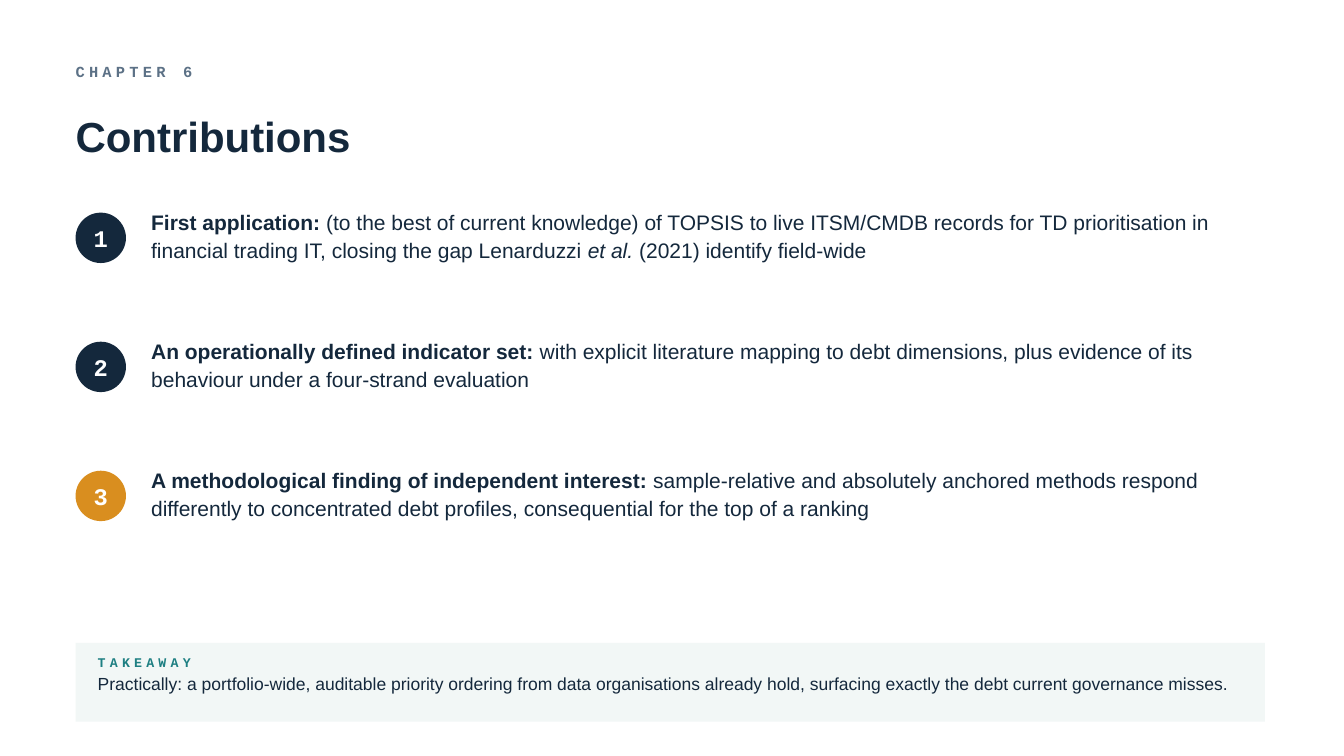
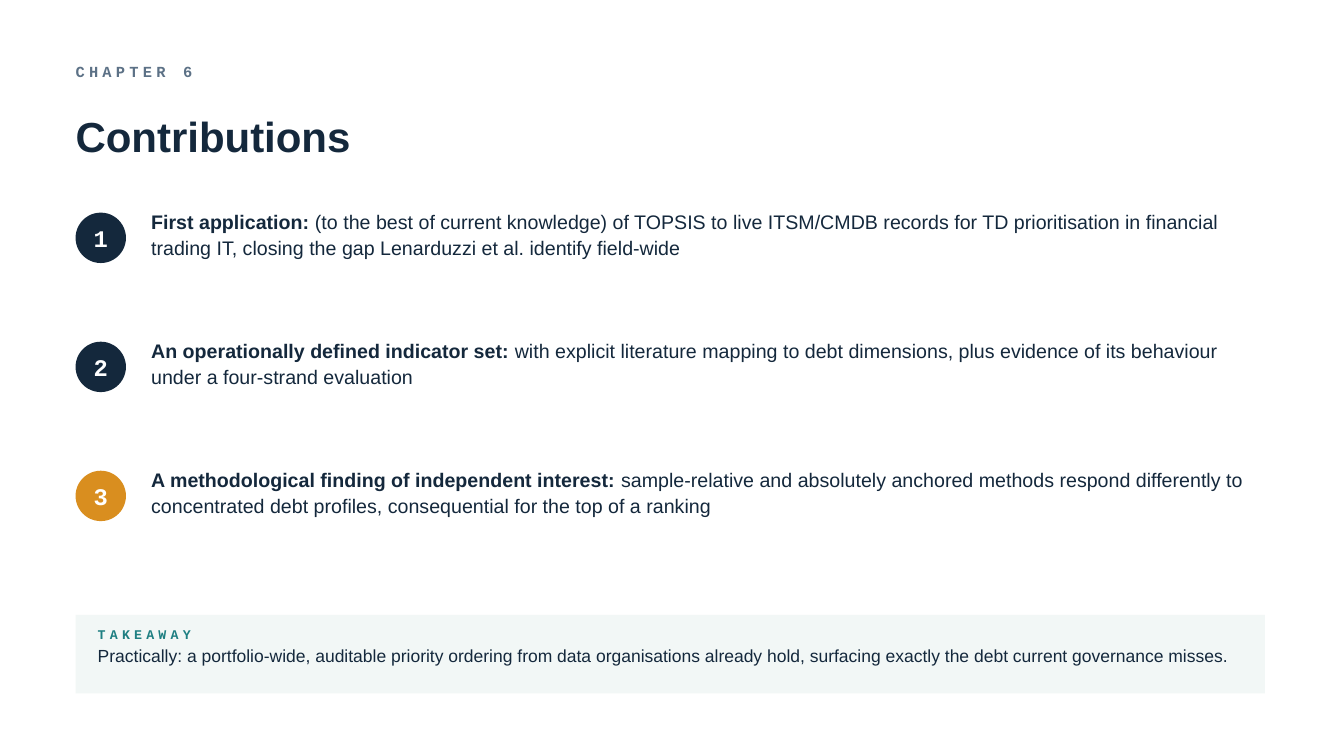
Before and after one commit to TobiZeier/MScProject, a slide deck: slide 15 of presentation/defense.pptx. Drawn at 1344x756 pixels with LibreOffice and Linux fonts; fonts in the diff are those of the drawing. Boxes give left, top, right and bottom in pixels: in the first picture for what was removed or moved away, otherwise in the second. Text is boxed around its words. In the diff, an @@ line names an element or a change of style, - is before the commit and + after.

Commit message:
revising several chapters upon adjusted input data

```diff
--- a/presentation/defense.pptx
+++ b/presentation/defense.pptx
@@ text at (151, 214, 1218, 259): text changed; size 15 to 14 pt @@
-First application: (to the best of current knowledge) of TOPSIS to live ITSM/CMDB records for TD prioritisation in financial trading IT, closing the gap Lenarduzzi et al. (2021) identify field-wide
+First application: (to the best of current knowledge) of TOPSIS to live ITSM/CMDB records for TD prioritisation in financial trading IT, closing the gap Lenarduzzi et al. identify field-wide
@@ text "An operationally defined indicator set: ..." at (151, 343, 1217, 385): size 15 to 14 pt @@
@@ text "A methodological finding of independent ..." at (151, 472, 1242, 517): size 15 to 14 pt @@
@@ 2 texts, 1 rectangle: place and size @@
-2 texts, 1 rectangle at (76, 643, 1265, 722)
+2 texts, 1 rectangle at (76, 615, 1265, 694)
```
Also in this commit, not shown: 14 other slides changed, 14 other files.
